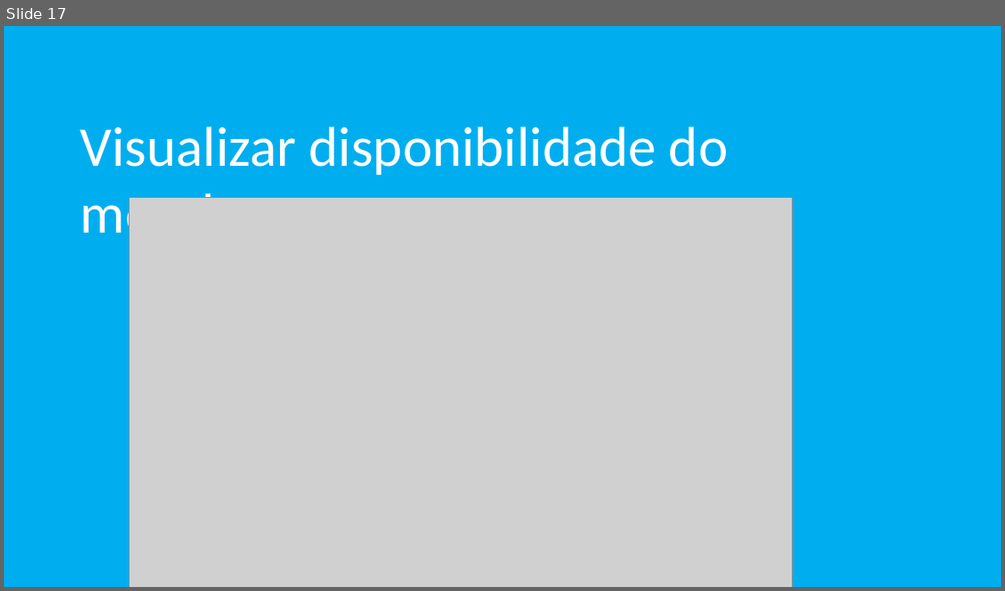
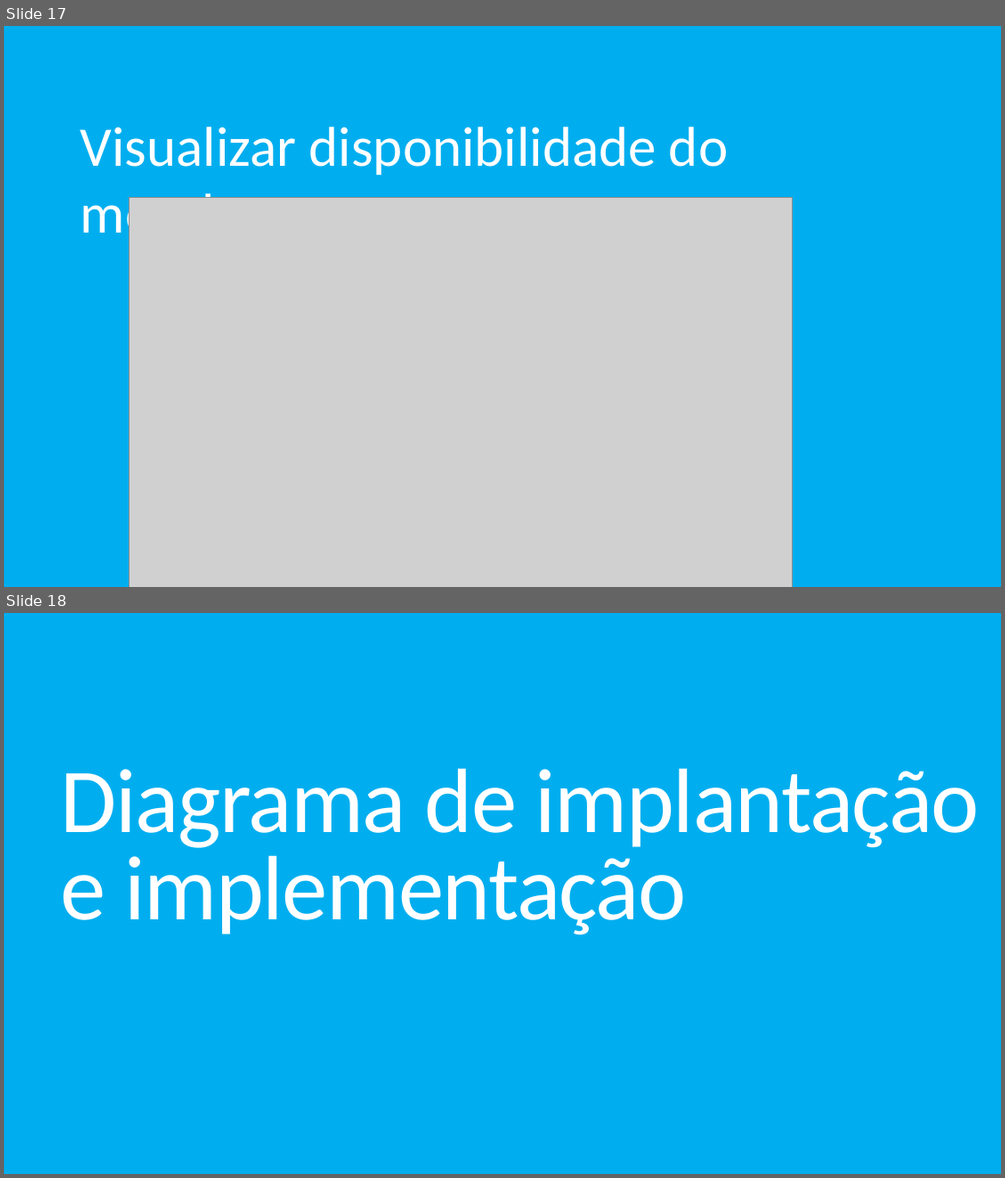
Before and after one commit to DouglasCPioC/engenharia-de-software-loja-de-motoboy, a slide deck: Slide/Projeto de uma empresa de motoboy.pptx. Shown one above the other, each under a label of ours: slide 17 before the commit, slides 17 and 18 after it. The pictures are 1005x591 and 1005x1178 pixels, drawn with LibreOffice and Linux fonts; fonts in the diff are those of the drawing; grey boxes stand for pictures. Boxes give left, top, right and bottom in pixels: in the first picture for what was removed or moved away, otherwise in the second. Text is boxed around its words. In the diff, an @@ line names an element or a change of style, - is before the commit and + after.

```diff
--- a/Slide/Projeto de uma empresa de motoboy.pptx
+++ b/Slide/Projeto de uma empresa de motoboy.pptx
@@ slide 18 added at <box>4,613,1001,1174</box>, background #00AEEF @@
@@ title added at <box>61,768,979,935</box>, 88 pt, text #FFFFFF @@
+Diagrama de implantação e implementação
```
Also in this commit, not shown: 3 other slides added, 1 other file.
